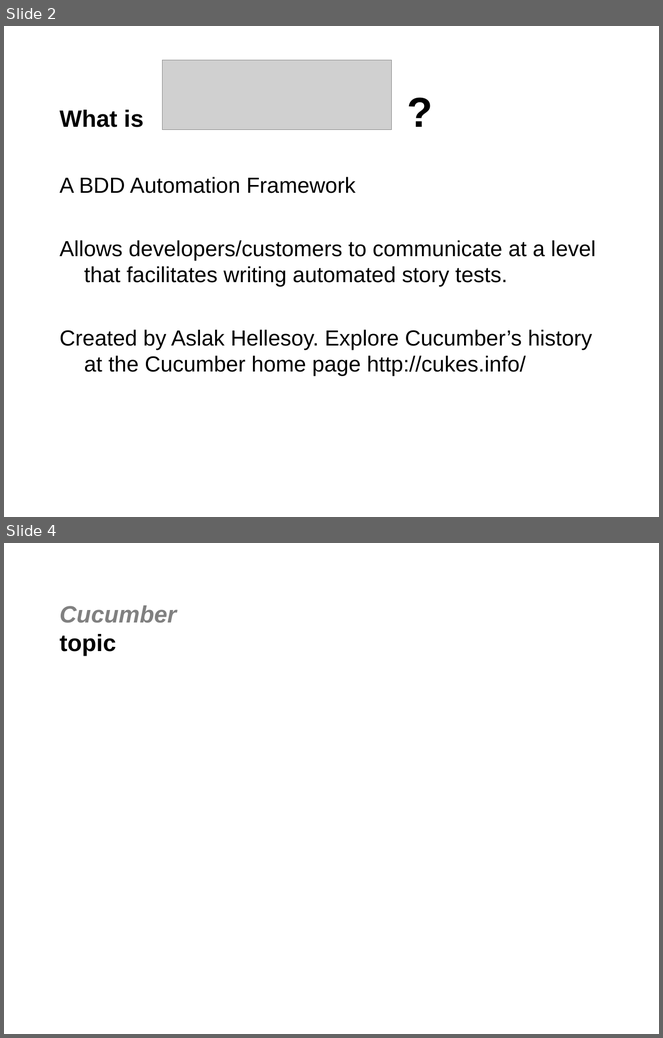
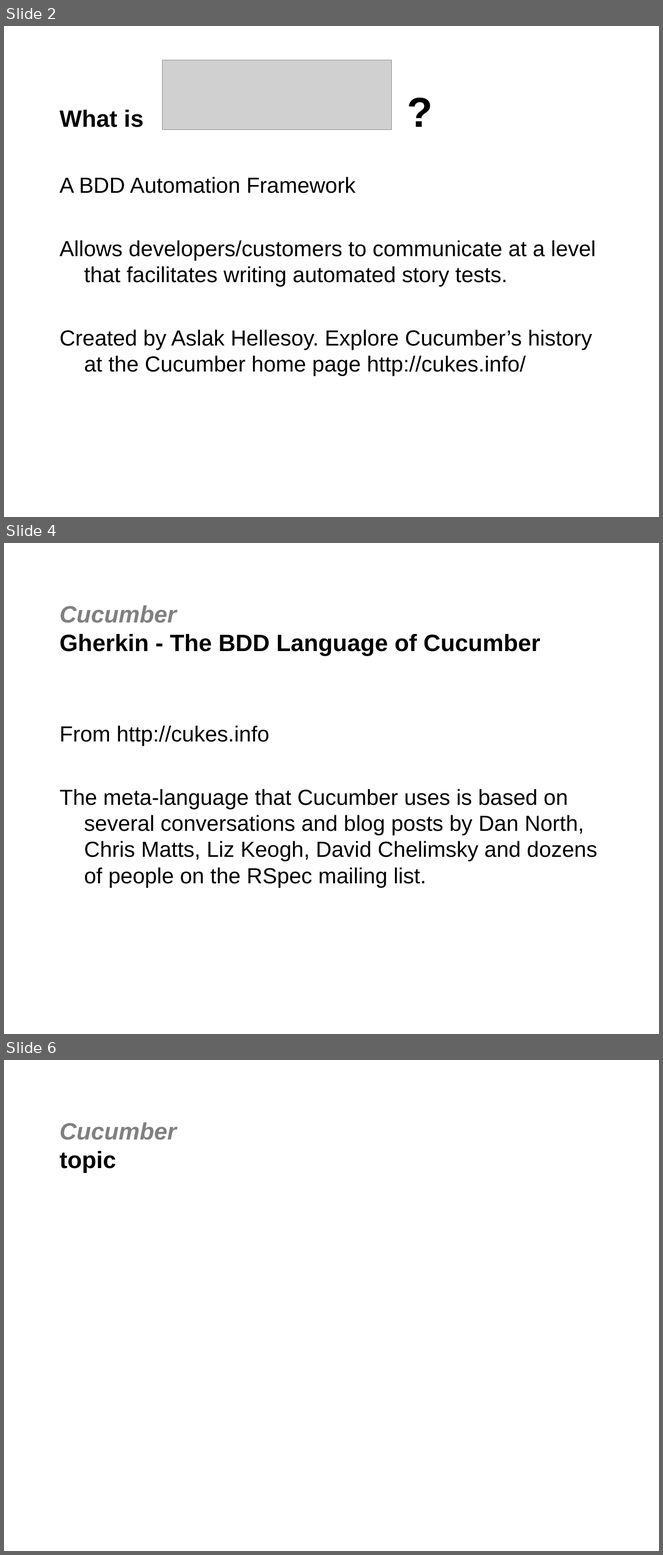
Before and after one commit to jgoodsen/agile2010, a slide deck: 05-cucumber.ppt. Shown one above the other, each under a label of ours: slides 2 and 4 before the commit, slides 2, 4 and 6 after it; the slides between them are not shown. The pictures are 663x1038 and 663x1555 pixels, drawn with LibreOffice and Linux fonts; fonts in the diff are those of the drawing; grey boxes stand for pictures; background and template pictures are left out. Boxes give left, top, right and bottom in pixels: in the first picture for what was removed or moved away, otherwise in the second. Text is boxed around its words. In the diff, an @@ line names an element or a change of style, - is before the commit and + after.

```diff
--- a/05-cucumber.ppt
+++ b/05-cucumber.ppt
@@ slide 4 added at (4,543,659,1034), background #FFFFFF @@
@@ title added at (60,605,541,656), 26 pt, text #000000, bold @@
+Cucumber
+Gherkin - The BDD Language of Cucumber
@@ text added at (60,726,597,888), 24 pt, text #000000 @@
+From http://cukes.info
+The meta-language that Cucumber uses is based on several conversations and blog posts by Dan North, Chris Matts, Liz Keogh, David Chelimsky and dozens of people on the RSpec mailing list.
@@ what was slide 4 is now slide 6 @@
```
Also in this commit, not shown: 2 slides changed, 1 other slide added.
